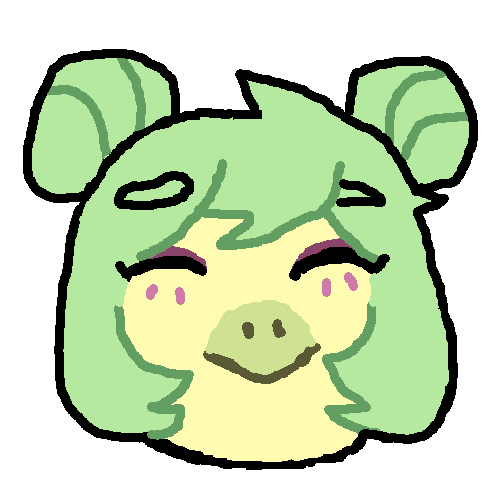
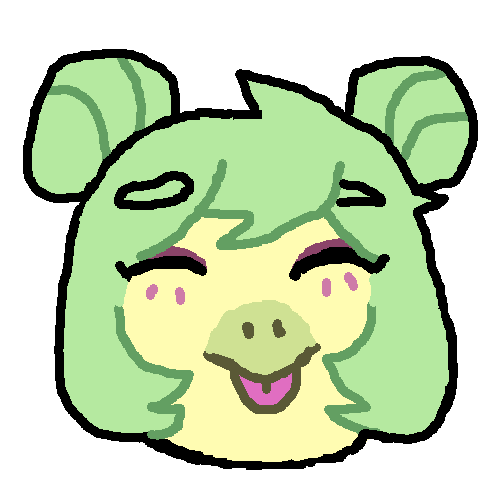
Layered file, before and after one edit (500x500). Changes by layer:
painted on "Background" over (104, 155, 301, 414)
